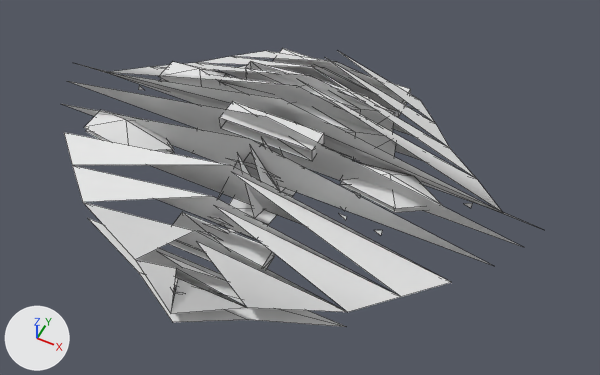
One commit to the OBJ model GameData/Meshes/Designs/aetherian/aetherian_destroyer_mk3_42.obj: the scene before it, then after it.
Camera for both pictures: a 50 mm lens placed at (3.75, -7.22, 8.41), pointed at (0.53, -0.77, 0.35). Lighting does not change. The marker at lower left points along +X, +Y and +Z. The older version comes first. Mesh edges are drawn as thin lines. Where no turn or scale is listed for an object, it has been applied to the vertices. Vertices at exactly the same position are counted once.

Script lines for the objects in view, before the commit:
```python
me_aetherian_destroyer_mk3_42 = bpy.data.meshes.new('aetherian_destroyer_mk3_42')
me_aetherian_destroyer_mk3_42.from_pydata(...)  # 446 vertices, 235 faces; spans x -3.57..3.57, y -3.08..1.82, z 0.0..1.32
ob_aetherian_destroyer_mk3_42 = bpy.data.objects.new('aetherian_destroyer_mk3_42', me_aetherian_destroyer_mk3_42)
ob_aetherian_destroyer_mk3_42.location = (0.0, 0.0, 0.0)
```
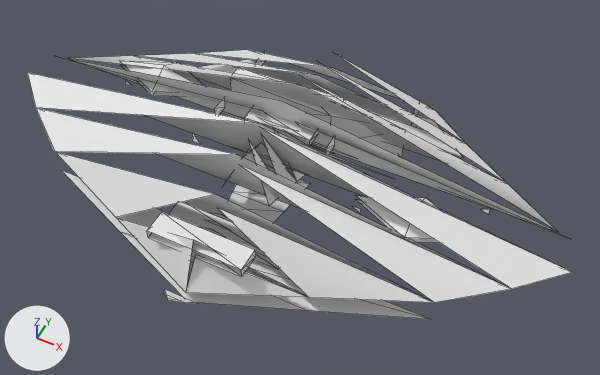
What differs and where, as boxes [x1, y1, x2, y2] in the pictures (600 x 375 px; the box of a moved part takes in the faces that stretch with it):
'aetherian_destroyer_mk3_42', reshaped (14% wider): before [63, 48, 541, 327]; after [27, 50, 572, 319]
part 1 of me_aetherian_destroyer_mk3_42, moved or reshaped: before [168, 212, 274, 269]; after [168, 202, 279, 269]
part 2 of me_aetherian_destroyer_mk3_42, moved or reshaped: before [220, 101, 324, 161]; after [147, 212, 256, 277]
part 3 of me_aetherian_destroyer_mk3_42, moved or reshaped: before [273, 48, 411, 117]; after [244, 110, 318, 146]
part 4 of me_aetherian_destroyer_mk3_42, moved or reshaped: before [465, 203, 472, 208]; after [481, 209, 490, 214]
part 5 of me_aetherian_destroyer_mk3_42, rebuilt (25% wider, 12% taller): before [111, 51, 502, 212]; after [68, 50, 557, 231]
part 6 of me_aetherian_destroyer_mk3_42, rebuilt: before [217, 138, 290, 218]; after [224, 128, 306, 206]
part 7 of me_aetherian_destroyer_mk3_42, rebuilt (41% wider, 27% taller): before [64, 132, 451, 314]; after [27, 72, 572, 303]
part 8 of me_aetherian_destroyer_mk3_42, rebuilt: before [246, 62, 394, 132]; after [230, 67, 404, 157]
part 9 of me_aetherian_destroyer_mk3_42, rebuilt (6% wider, 16% shorter): before [219, 184, 296, 239]; after [228, 177, 310, 223]
part 10 of me_aetherian_destroyer_mk3_42, rebuilt: before [159, 62, 229, 91]; after [120, 61, 203, 93]
part 11 of me_aetherian_destroyer_mk3_42, rebuilt (not visible before): after [121, 65, 181, 97]
part 12 of me_aetherian_destroyer_mk3_42, rebuilt (42% wider, 36% taller): before [88, 218, 346, 327]; after [61, 170, 429, 319]
part 13 of me_aetherian_destroyer_mk3_42, rebuilt (49% wider, 100% taller): before [239, 60, 415, 109]; after [201, 59, 463, 158]
part 14 of me_aetherian_destroyer_mk3_42, rebuilt (not visible before): after [306, 145, 388, 177]
part 15 of me_aetherian_destroyer_mk3_42, deleted (mostly hidden): before [75, 63, 541, 294]
part 16 of me_aetherian_destroyer_mk3_42, reshaped: before [63, 74, 520, 266]; after [59, 57, 567, 304]
part 17 of me_aetherian_destroyer_mk3_42, added: after [255, 51, 265, 65]

Diff of the bpy script that builds the scene:
```diff
--- a/GameData/Meshes/Designs/aetherian/aetherian_destroyer_mk3_42.obj.py
+++ b/GameData/Meshes/Designs/aetherian/aetherian_destroyer_mk3_42.obj.py
@@ me_aetherian_destroyer_mk3_42 @@
-me_aetherian_destroyer_mk3_42.from_pydata(...)  # 446 vertices, 235 faces; spans x -3.57..3.57, y -3.08..1.82, z 0.0..1.32
+me_aetherian_destroyer_mk3_42.from_pydata(...)  # 344 vertices, 173 faces; spans x -4.03..4.03, y -3.09..1.64, z 0.0..1.33
+# me_aetherian_destroyer_mk3_42 part 1: the loose piece of 8 vertices spanning x -0.66..0.66, y -2.17..-1.75, z 0.11..0.26 is scaled about its middle by (1.21, 0.781, 1.01), then moved by (0.0, 0.22, 0.0)
+# me_aetherian_destroyer_mk3_42 part 2: the loose piece of 8 vertices spanning x -0.66..0.66, y -0.7..-0.35, z 0.85..1.03 is scaled about its middle by (0.968, 0.937, 0.718), then moved by (0.0, -1.8, -0.29)
+# me_aetherian_destroyer_mk3_42 part 3: the loose piece of 8 vertices spanning x -1.06..1.06, y 1.4..1.82, z 0.0..0.21 is scaled about its middle by (0.454, 0.624, 0.503), then moved by (0.0, -1.87, 0.69)
+# me_aetherian_destroyer_mk3_42 part 4: the loose piece of 3 vertices spanning x 2.49..2.59, y 0.08..0.12, z 0.12..0.19 is moved by (0.23, 0.0, 0.0)
+# me_aetherian_destroyer_mk3_42 part 5: the loose piece of 19 vertices spanning x -3.02..3.02, y -0.25..1.68, z 0.19..1.26 is rebuilt with 15 vertices and now spans x -3.72..3.72, y -0.29..1.57, z 0.19..1.27
+# me_aetherian_destroyer_mk3_42 part 6: the loose piece of 18 vertices spanning x -0.4..0.4, y -1.54..-0.36, z 0.25..1.32 is rebuilt with 14 vertices and now spans x -0.48..0.48, y -1.27..-0.35, z 0.26..1.3
+# me_aetherian_destroyer_mk3_42 part 7: the loose piece of 17 vertices spanning x -2.8..2.8, y -3.08..-1.35, z 0.19..1.26 is rebuilt with 17 vertices and now spans x -4.03..4.03, y -2.75..-0.59, z 0.19..1.33
+# me_aetherian_destroyer_mk3_42 part 8: the loose piece of 17 vertices spanning x -1.07..1.19, y 0.59..0.94, z 0.13..0.74 is rebuilt with 13 vertices and now spans x -1.17..1.44, y 0.32..0.73, z 0.13..0.74
+# me_aetherian_destroyer_mk3_42 part 9: the loose piece of 10 vertices spanning x -0.4..0.4, y -1.54..-0.36, z 0.0 is rebuilt with 8 vertices and now spans x -0.48..0.48, y -1.27..-0.35, z 0.0
+# me_aetherian_destroyer_mk3_42 part 10: the loose piece of 7 vertices spanning x -2.18..-0.86, y -0.03..0.59, z 0.53..0.75 is rebuilt with 6 vertices and now spans x -2.89..-1.28, y -0.23..0.49, z 0.53..0.74
+# me_aetherian_destroyer_mk3_42 part 11: the loose piece of 7 vertices spanning x -2.18..-0.86, y -0.03..0.59, z 0.45..0.53 is rebuilt with 6 vertices and now spans x -2.89..-1.28, y -0.23..0.49, z 0.46..0.53
+# me_aetherian_destroyer_mk3_42 part 12: the loose piece of 5 vertices spanning x -1.87..1.87, y -3.08..-2.21, z 0.0 is rebuilt with 5 vertices and now spans x -2.72..2.72, y -2.75..-1.67, z 0.0
+# me_aetherian_destroyer_mk3_42 part 13: the loose piece of 3 vertices spanning x -1.66..1.27, y 1.25..1.68, z 0.0 is rebuilt with 4 vertices and now spans x -2.18..2.18, y 1.03..1.57, z 0.0
+# me_aetherian_destroyer_mk3_42 part 14: the loose piece of 3 vertices spanning x -1.37..1.37, y 0.16..0.18, z 0.04..0.12 is rebuilt with 3 vertices and now spans x -1.49..1.49, y 0.16..0.19, z 0.04..0.13
+# me_aetherian_destroyer_mk3_42 part 15: 59 loose pieces with 183 vertices, spanning x -3.57..3.57, y -2.97..0.55, z 0.04..0.99, are deleted
+# me_aetherian_destroyer_mk3_42 part 16: 42 vertices removed from x -3.41..3.41, y -1.11..0.55, z 0.13..1.31; 130 vertices added at x -3.89..3.89, y -3.09..0.57, z 0.05..1.04
+# me_aetherian_destroyer_mk3_42 part 17: 4 vertices added at x -1.28, y 1.31..1.64, z 0.0..0.21
+# other edits to the shape of me_aetherian_destroyer_mk3_42 do not show in these pictures
```
